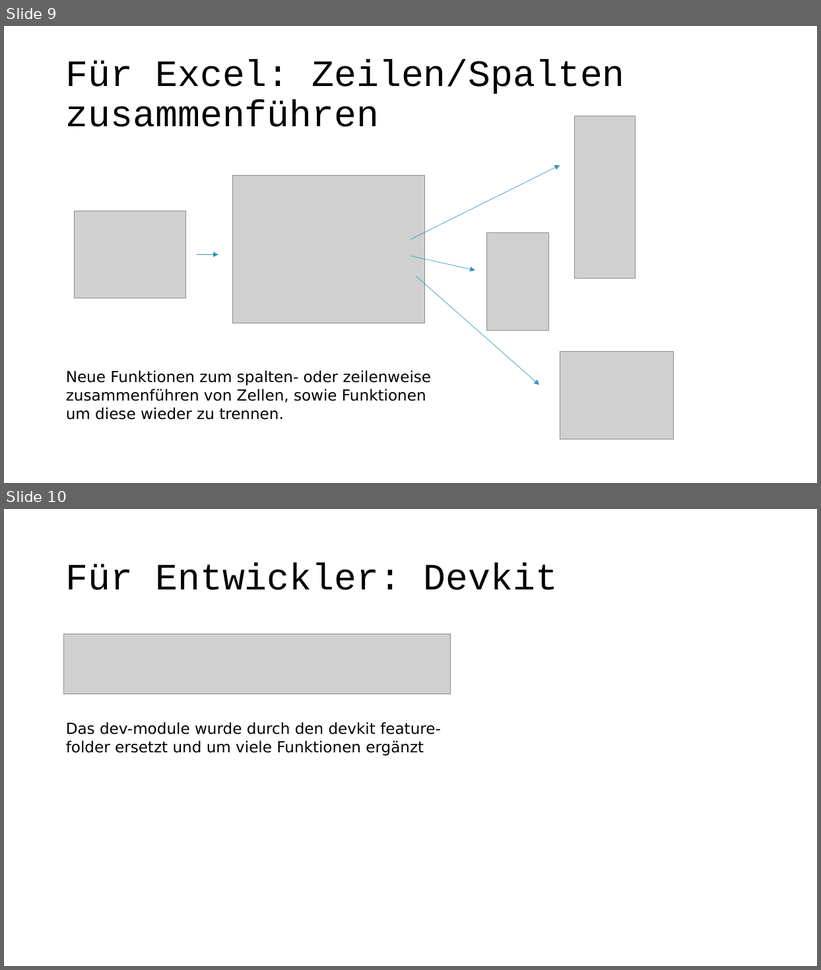
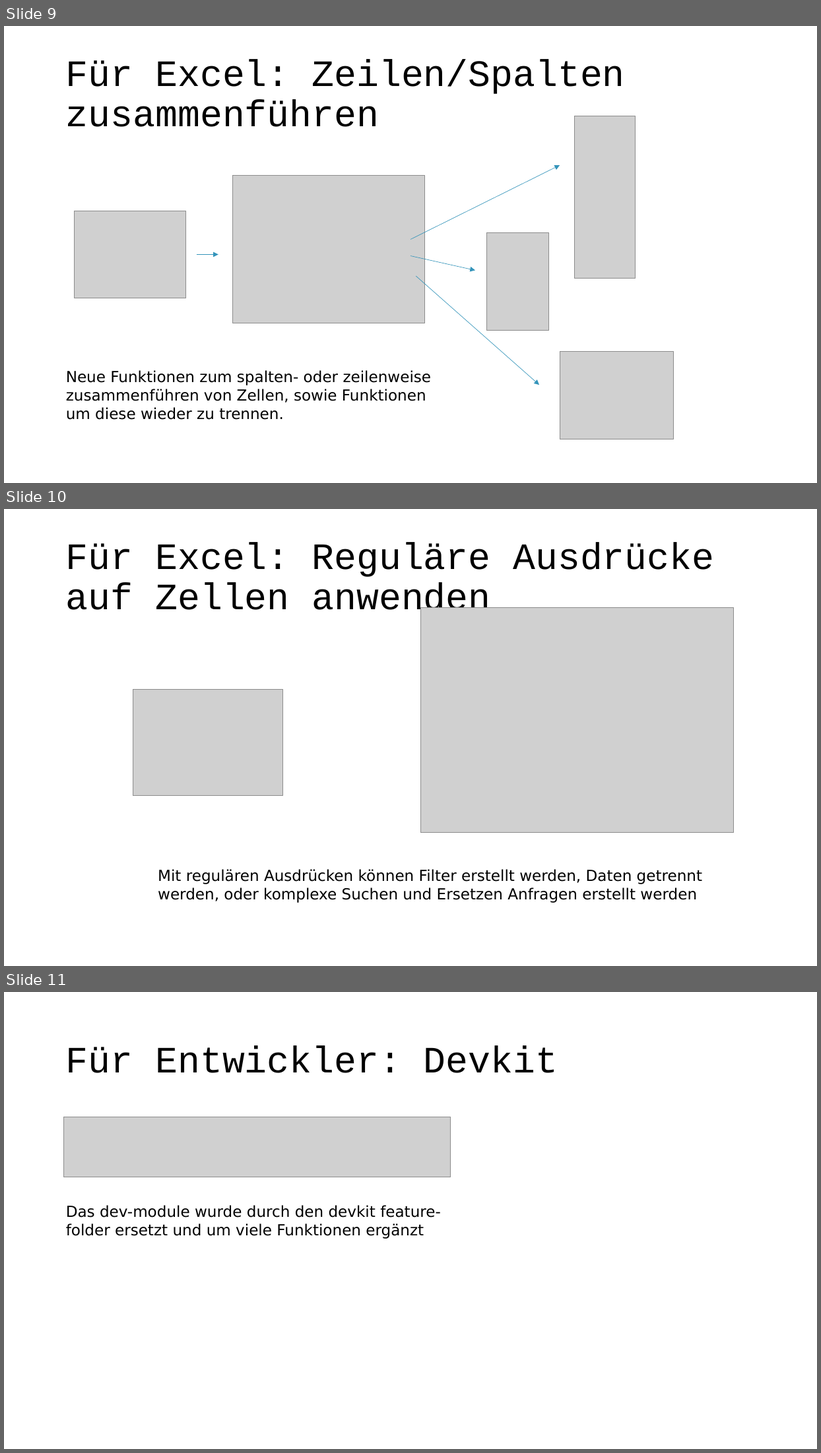
Before and after one commit to pyro-team/bkt-toolbox, a slide deck: documentation/Changelog.pptx. Shown one above the other, each under a label of ours: slides 9 and 10 before the commit, slides 9, 10 and 11 after it. The pictures are 821x970 and 821x1453 pixels, drawn with LibreOffice and Linux fonts; fonts in the diff are those of the drawing; grey boxes stand for pictures. Boxes give left, top, right and bottom in pixels: in the first picture for what was removed or moved away, otherwise in the second. Text is boxed around its words. In the diff, an @@ line names an element or a change of style, - is before the commit and + after.

```diff
--- a/documentation/Changelog.pptx
+++ b/documentation/Changelog.pptx
@@ slide 10 added at [4, 509, 817, 966], background #FFFFFF @@
@@ title added at [66, 543, 714, 620], 44 pt, text #000000 @@
+Für Excel: Reguläre Ausdrücke auf Zellen anwenden
@@ picture added at [420, 608, 734, 834] @@
@@ picture added at [133, 690, 283, 796] @@
@@ text added at [158, 869, 702, 903], 18 pt, text #000000 @@
+Mit regulären Ausdrücken können Filter erstellt werden, Daten getrennt werden, oder komplexe Suchen und Ersetzen Anfragen erstellt werden
@@ what was slide 10 is now slide 11 @@
```
Also in this commit, not shown: 2 slides changed, 1 other file.
